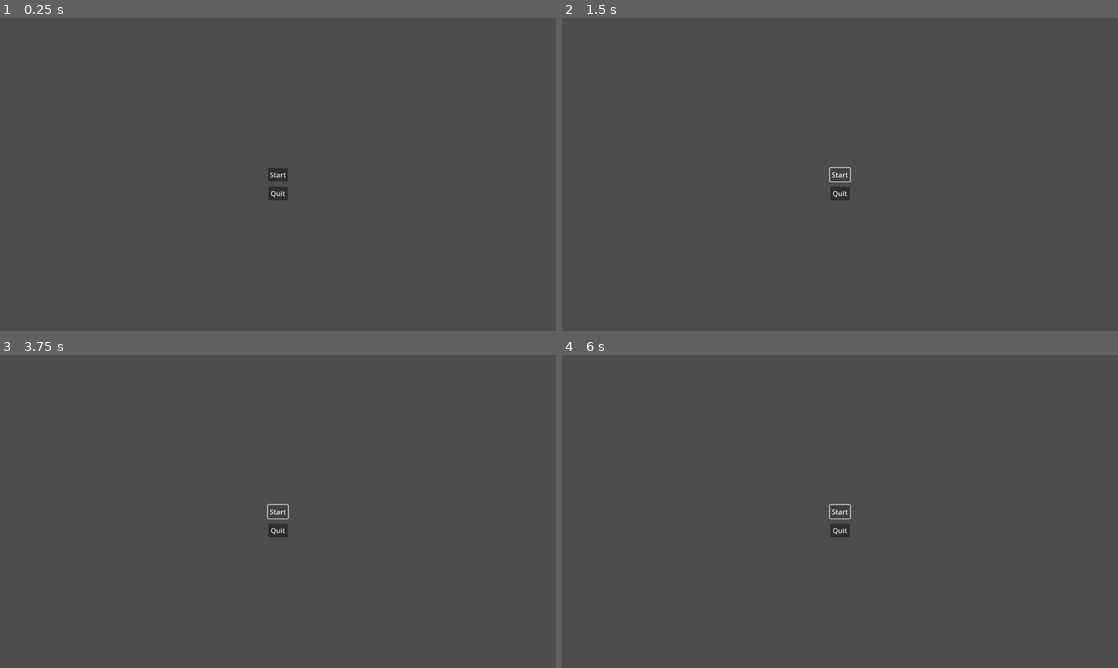
Above: before the commit, frames 1-4 (two rows, left to right).
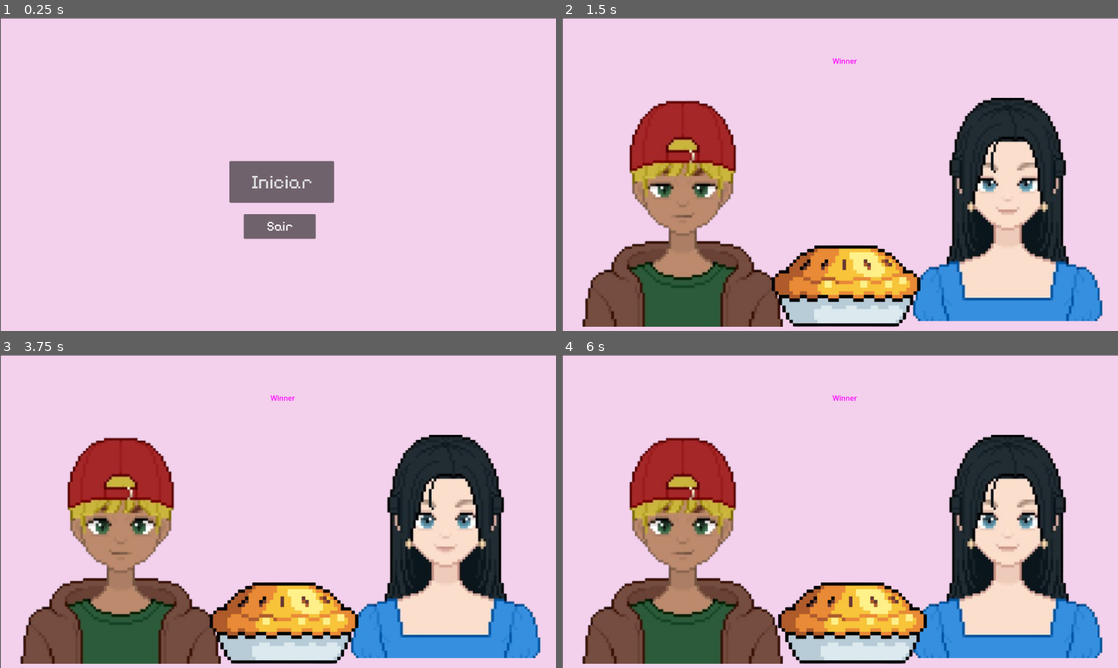
Above: after the commit, the same moments.

Repository: cauang/KawaiiPie_Godot
Game: Godot game, scene res://Cenas/start.tscn
Same seed, same stepped clock (60 frames per second), same inputs: the game is played once before the commit and once after it. This scene is started directly instead of the project's main scene.
Inputs (mouse positions are in pixels of both pictures, inside the frame that each line leads up to):
- Up to frame 1 (0.25 s): no input
- Up to frame 2 (1.5 s): click "Start" (after the commit: "Iniciar") at 0.5 s; click (840, 174) at 1.25 s, where only the run before the commit has a clickable "Start"
- Up to frame 3 (3.75 s): click (278, 511) at 2 s, where only the run before the commit has a clickable "Start"; tap Enter (move_p2) at 2.75, 3.6 s; tap Space (move_p1) at 2.85, 3.5 s
- Up to frame 4 (6 s): tap Enter (move_p2) at 4.25, 5.1 s; tap Space (move_p1) at 4.35, 5, 5.85 s

The runs differ from the first frame. In frame 1, 100% of the frame differs, in the area x 0-100%, y 0-100%; in frame 2, 100%; in frame 3, 100%; in frame 4, 100%.

Commit message:
adicionando as mudanças

Diff:
--- /dev/null
+++ b/kwaipie/Cenas/Suspense.tscn
@@ -0,0 +1,33 @@
+[gd_scene load_steps=4 format=3 uid="uid://ddw1dua6s71qh"]
+
+[ext_resource type="PackedScene" uid="uid://l3jw576pac6i" path="res://Cenas/player_1.tscn" id="1_0p6fa"]
+[ext_resource type="PackedScene" uid="uid://dl6wruw3gvs0o" path="res://Cenas/player_2.tscn" id="2_57f2o"]
+[ext_resource type="PackedScene" uid="uid://3i8yd5lmfnor" path="res://Cenas/pie.tscn" id="3_xtj0f"]
+
+[node name="Suspense" type="Node"]
+
+[node name="Background" type="ColorRect" parent="."]
+offset_left = 2.0
+offset_top = 1.0
+offset_right = 1282.0
+offset_bottom = 721.0
+size_flags_vertical = 4
+color = Color(0.950569, 0.814311, 0.923254, 1)
+
+[node name="WinnerLabel" type="Label" parent="."]
+modulate = Color(1, 0, 1, 1)
+offset_left = 625.0
+offset_top = 88.0
+offset_right = 682.0
+offset_bottom = 111.0
+text = "Winner"
+horizontal_alignment = 1
+
+[node name="Player1" parent="." instance=ExtResource("1_0p6fa")]
+position = Vector2(245, 476)
+
+[node name="Player2" parent="." instance=ExtResource("2_57f2o")]
+position = Vector2(1071, 344)
+
+[node name="Pie" parent="." instance=ExtResource("3_xtj0f")]
+position = Vector2(661, 235)
--- /dev/null
+++ b/kwaipie/Cenas/choice.tscn
@@ -0,0 +1,3 @@
+[gd_scene format=3 uid="uid://bru0cml2xakss"]
+
+[node name="choice" type="Node"]
--- /dev/null
+++ b/kwaipie/Cenas/game_over.tscn
@@ -0,0 +1,67 @@
+[gd_scene load_steps=6 format=3 uid="uid://bjhporm7df82g"]
+
+[ext_resource type="Script" path="res://Cenas/start.gd" id="1_24vh7"]
+[ext_resource type="FontFile" uid="uid://dm3ch1vmt4ixr" path="res://Assets/Fonts/font.ttf" id="2_pmyos"]
+[ext_resource type="PackedScene" uid="uid://l3jw576pac6i" path="res://Cenas/player_1.tscn" id="3_oeygo"]
+[ext_resource type="PackedScene" uid="uid://dl6wruw3gvs0o" path="res://Cenas/player_2.tscn" id="4_ngpuj"]
+[ext_resource type="PackedScene" uid="uid://3i8yd5lmfnor" path="res://Cenas/pie.tscn" id="5_v1lf6"]
+
+[node name="gameOver" type="CanvasLayer"]
+script = ExtResource("1_24vh7")
+
+[node name="Background" type="ColorRect" parent="."]
+offset_left = 2.0
+offset_top = 1.0
+offset_right = 1282.0
+offset_bottom = 721.0
+size_flags_vertical = 4
+color = Color(0.950569, 0.814311, 0.923254, 1)
+
+[node name="recomeçar" type="Button" parent="."]
+anchors_preset = 8
+anchor_left = 0.5
+anchor_top = 0.5
+anchor_right = 0.5
+anchor_bottom = 0.5
+offset_left = -149.0
+offset_top = -28.0
+offset_right = 161.0
+offset_bottom = 70.0
+grow_horizontal = 2
+grow_vertical = 2
+theme_override_fonts/font = ExtResource("2_pmyos")
+theme_override_font_sizes/font_size = 44
+text = "Jogar de Novo"
+
+[node name="cancelar" type="Button" parent="."]
+anchors_preset = 8
+anchor_left = 0.5
+anchor_top = 0.5
+anchor_right = 0.5
+anchor_bottom = 0.5
+offset_left = -75.0
+offset_top = 105.0
+offset_right = 91.0
+offset_bottom = 162.0
+grow_horizontal = 2
+grow_vertical = 2
+theme_override_colors/font_color = Color(1, 1, 1, 1)
+theme_override_colors/font_pressed_color = Color(0.686275, 0, 0, 1)
+theme_override_colors/font_hover_color = Color(0, 0, 0, 1)
+theme_override_fonts/font = ExtResource("2_pmyos")
+theme_override_font_sizes/font_size = 30
+text = "Sair"
+
+[node name="ParallaxBackground" type="ParallaxBackground" parent="."]
+
+[node name="Player1" parent="." instance=ExtResource("3_oeygo")]
+position = Vector2(245, 476)
+
+[node name="Player2" parent="." instance=ExtResource("4_ngpuj")]
+position = Vector2(1071, 344)
+
+[node name="Pie" parent="." instance=ExtResource("5_v1lf6")]
+position = Vector2(661, 235)
+
+[connection signal="pressed" from="recomeçar" to="." method="_on_começar_pressed"]
+[connection signal="pressed" from="cancelar" to="." method="_on_cancelar_pressed"]
--- a/kwaipie/Cenas/pie.tscn
+++ b/kwaipie/Cenas/pie.tscn
@@ -1,6 +1,7 @@
-[gd_scene load_steps=4 format=3 uid="uid://3i8yd5lmfnor"]
+[gd_scene load_steps=5 format=3 uid="uid://3i8yd5lmfnor"]
 
 [ext_resource type="Texture2D" uid="uid://bu7780xqvetle" path="res://Assets/Sem Fundo/PiePIXEL.png" id="1_su6bs"]
+[ext_resource type="Texture2D" uid="uid://bc2woahbrfk4p" path="res://Assets/PiePIXEL.png" id="2_r23bo"]
 [ext_resource type="Shape2D" uid="uid://c756gv4k3kvo" path="res://Resources/CollisionShapes/pie.tres" id="2_xm27m"]
 
 [sub_resource type="SpriteFrames" id="SpriteFrames_1qcta"]
@@ -12,6 +13,14 @@
 "loop": true,
 "name": &"pie",
 "speed": 5.0
+}, {
+"frames": [{
+"duration": 10.0,
+"texture": ExtResource("2_r23bo")
+}],
+"loop": true,
+"name": &"piemove",
+"speed": 10.0
 }]
 
 [node name="Pie" type="CharacterBody2D"]
@@ -21,15 +30,16 @@
 position = Vector2(1, 159)
 scale = Vector2(0.67963, 0.67963)
 sprite_frames = SubResource("SpriteFrames_1qcta")
-animation = &"pie"
+animation = &"piemove"
+autoplay = "pie"
 
 [node name="Area2D" type="Area2D" parent="."]
 
 [node name="AreaCollisionShape2D" type="CollisionShape2D" parent="Area2D"]
-position = Vector2(-6, 399)
+position = Vector2(1, 396)
 shape = ExtResource("2_xm27m")
 
 [node name="BodyCollisionShape2D" type="CollisionShape2D" parent="."]
 z_index = 1
-position = Vector2(-3, 397.375)
+position = Vector2(1, 395)
 shape = ExtResource("2_xm27m")
--- /dev/null
+++ b/kwaipie/Cenas/start.gd
@@ -0,0 +1,19 @@
+extends CanvasLayer
+
+
+# Called when the node enters the scene tree for the first time.
+func _ready():
+	pass # Replace with function body.
+
+
+# Called every frame. 'delta' is the elapsed time since the previous frame.
+func _process(delta):
+	pass
+
+
+func _on_começar_pressed():
+	get_tree().change_scene_to_file("res://Cenas/Main.tscn"   )
+
+
+func _on_cancelar_pressed():
+	get_tree().quit()
--- a/kwaipie/Cenas/start.tscn
+++ b/kwaipie/Cenas/start.tscn
@@ -1,6 +1,18 @@
-[gd_scene format=3 uid="uid://bdlloqy08xh1a"]
+[gd_scene load_steps=3 format=3 uid="uid://bdlloqy08xh1a"]
+
+[ext_resource type="Script" path="res://Cenas/start.gd" id="1_e5x2v"]
+[ext_resource type="FontFile" uid="uid://dm3ch1vmt4ixr" path="res://Assets/Fonts/font.ttf" id="2_mtvmb"]
 
 [node name="Start" type="CanvasLayer"]
+script = ExtResource("1_e5x2v")
+
+[node name="Background" type="ColorRect" parent="."]
+offset_left = 2.0
+offset_top = 1.0
+offset_right = 1282.0
+offset_bottom = 721.0
+size_flags_vertical = 4
+color = Color(0.950569, 0.814311, 0.923254, 1)
 
 [node name="começar" type="Button" parent="."]
 anchors_preset = 8
@@ -8,13 +20,15 @@
 anchor_top = 0.5
 anchor_right = 0.5
 anchor_bottom = 0.5
-offset_left = -23.0
-offset_top = -15.5
-offset_right = 23.0
-offset_bottom = 15.5
+offset_left = -112.0
+offset_top = -31.0
+offset_right = 129.0
+offset_bottom = 65.0
 grow_horizontal = 2
 grow_vertical = 2
-text = "Start"
+theme_override_fonts/font = ExtResource("2_mtvmb")
+theme_override_font_sizes/font_size = 44
+text = "Iniciar"
 
 [node name="cancelar" type="Button" parent="."]
 anchors_preset = 8
@@ -22,13 +36,20 @@
 anchor_top = 0.5
 anchor_right = 0.5
 anchor_bottom = 0.5
-offset_left = -22.0
-offset_top = 28.0
-offset_right = 23.0
-offset_bottom = 59.0
+offset_left = -79.0
+offset_top = 91.0
+offset_right = 87.0
+offset_bottom = 148.0
 grow_horizontal = 2
 grow_vertical = 2
-text = "Quit"
+theme_override_colors/font_color = Color(1, 1, 1, 1)
+theme_override_colors/font_pressed_color = Color(0.686275, 0, 0, 1)
+theme_override_colors/font_hover_color = Color(0, 0, 0, 1)
+theme_override_fonts/font = ExtResource("2_mtvmb")
+theme_override_font_sizes/font_size = 30
+text = "Sair"
 
-[connection signal="pressed" from="começar" to="." method="_on_button_pressed"]
-[connection signal="pressed" from="cancelar" to="." method="_on_button_2_pressed"]
+[node name="ParallaxBackground" type="ParallaxBackground" parent="."]
+
+[connection signal="pressed" from="começar" to="." method="_on_começar_pressed"]
+[connection signal="pressed" from="cancelar" to="." method="_on_cancelar_pressed"]
--- /dev/null
+++ b/kwaipie/Cenas/suspense.gd
@@ -0,0 +1 @@
+extends Node
--- /dev/null
+++ b/kwaipie/Cenas/time.tscn
@@ -0,0 +1,3 @@
+[gd_scene format=3 uid="uid://dcqx171xnbkf"]
+
+[node name="time" type="Node"]
Binary file added: kwaipie/Assets/Fonts/font.ttf
Not shown, added: kwaipie/Assets/Fonts/font.ttf.import
Binary file changed: kwaipie/Assets/Sem Fundo/Girl1.1.png
Not shown, added: kwaipie/Cenas/start.gd.uid
Not shown, added: kwaipie/Cenas/suspense.gd.uid
